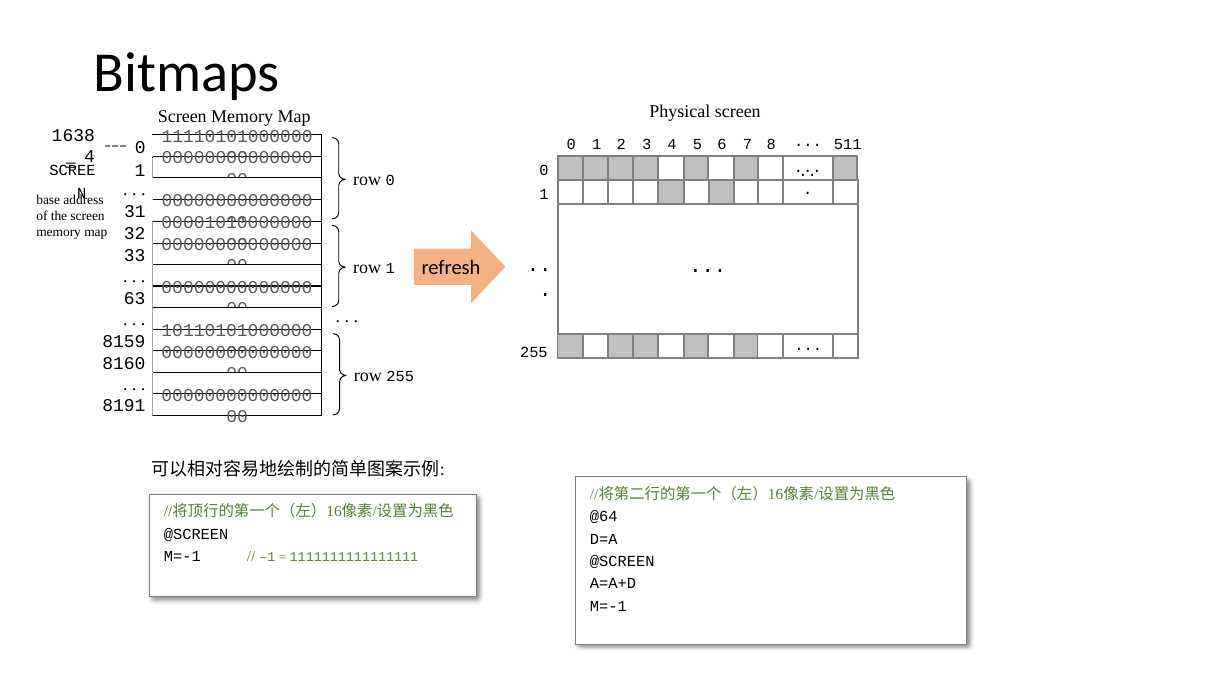
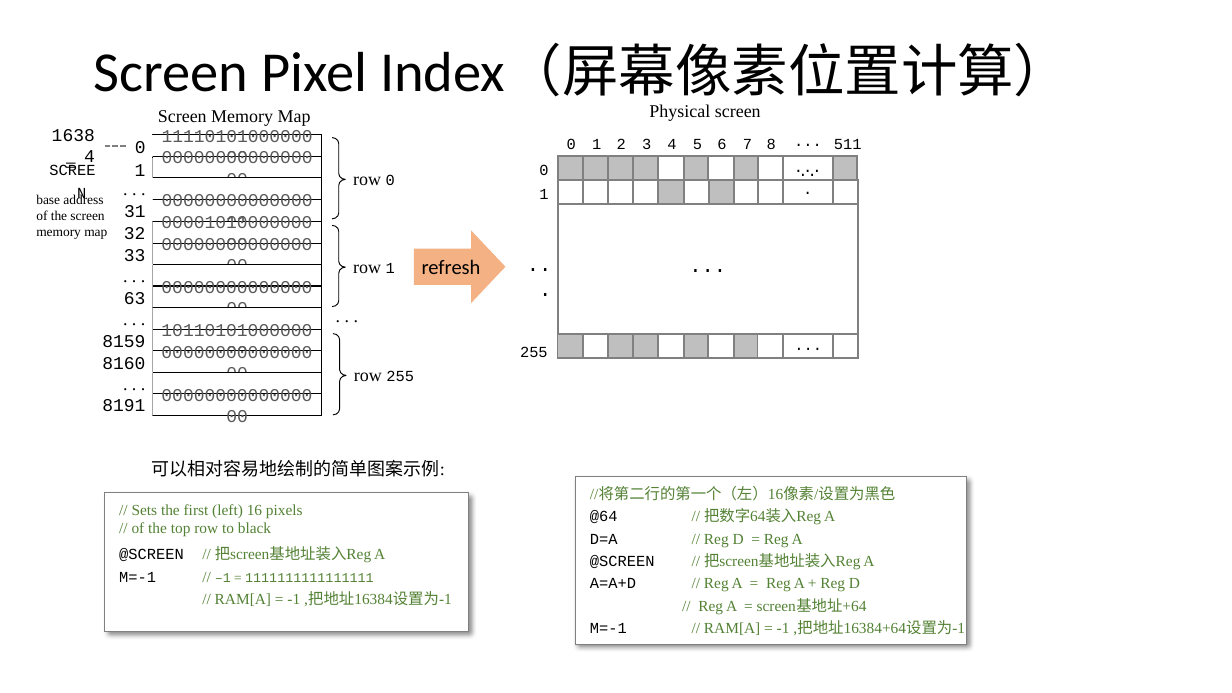
Before and after one commit to vcboy1/Leeds, a slide deck: slide 20 of 26fall/1860/Lecture/Week1.9/Lec 1.9.1 Memory II.pptx. Drawn at 1232x693 pixels with LibreOffice and Linux fonts; fonts in the diff are those of the drawing. Boxes give left, top, right and bottom in pixels: in the first picture for what was removed or moved away, otherwise in the second. Text is boxed around its words. In the diff, an @@ line names an element or a change of style, - is before the commit and + after.

```diff
--- a/26fall/1860/Lecture/Week1.9/Lec 1.9.1 Memory II.pptx
+++ b/26fall/1860/Lecture/Week1.9/Lec 1.9.1 Memory II.pptx
@@ title at (94, 44, 1070, 105): text changed @@
-Bitmaps
+Screen Pixel Index（屏幕像素位置计算）
@@ rectangle added at (104, 493, 469, 631), fill #FFFFFF, outline #808080 0.75 pt, 12 pt, text #548235 @@
+// Sets the first (left) 16 pixels
+// of the top row to black
+@SCREEN // 把screen基地址装入Reg A
+M=-1 // –1 = 1111111111111111
+// RAM[A] = -1 ,把地址16384设置为-1
@@ rectangle removed at (150, 494, 477, 597) @@
-//将顶行的第一个（左）16像素/设置为黑色
-@SCREEN
-M=-1 // –1 = 1111111111111111
@@ text in rectangle at (590, 508, 965, 635): text changed; font Courier New to Times New Roman; text colour #000000 to #548235 @@
-@64
-D=A
-@SCREEN
-A=A+D
-M=-1
+@64 // 把数字64装入Reg A
+D=A // Reg D = Reg A
+@SCREEN // 把screen基地址装入Reg A
+A=A+D // Reg A = Reg A + Reg D
+// Reg A = screen基地址+64
+M=-1 // RAM[A] = -1 ,把地址16384+64设置为-1
```
Also in this commit, not shown: 17 other slides changed, 6 other files.
